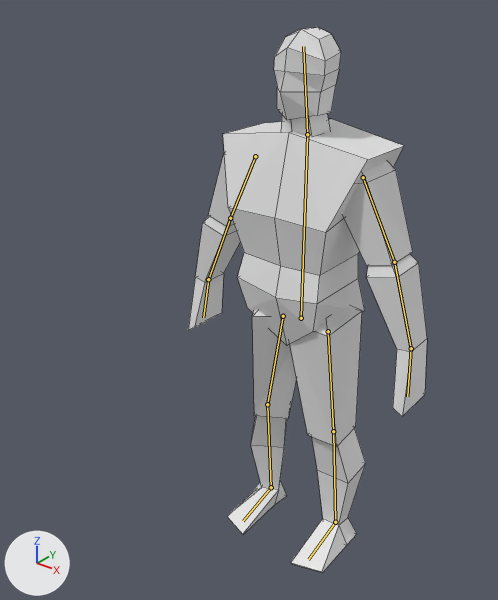
The Blender file SimpleHuman.blend, before and after one commit.
The view is the same before and after, from a 50 mm lens placed at (2.11, -3.15, 3.62), pointed at (-0.29, -0.15, 1.76). Arrows for +X, +Y and +Z are at lower left; the lights stay in place. The bones that bend it are drawn over the model as lines. Mesh edges are drawn as thin lines.
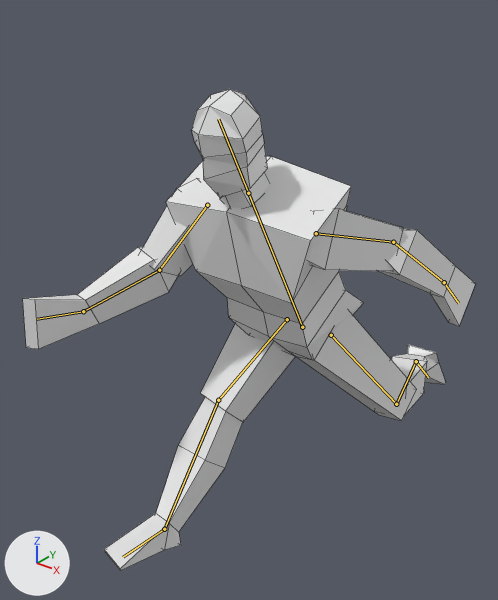
Commit message: Finished Run Cycle

The newer file adds an action. The first version stands in its rest pose; the second is drawn at frame 0 of the action 'run_loop.001'.

Scene script edits in JSON lines:
```json
{"block": "bone_body", "where": "bone_body = bpy.data.objects['Armature'].pose.bones['Body']"}
{"op": "set", "path": "bone_body.location", "old": "(0.0, 0.0, 0.0)", "new": "(0.0, -0.06, -0.017)"}
{"op": "set", "path": "bone_body.rotation_quaternion", "old": "(1.0, 0.0, 0.0, 0.0)", "new": "(0.97, 0.245, 0.0, 0.0)", "note": "degrees (0, 0, 0) -> degrees (28, 0, 0)"}
{"block": "bone_head", "where": "bone_head = bpy.data.objects['Armature'].pose.bones['Head']  # child of 'Body'"}
{"op": "set", "path": "bone_head.rotation_quaternion", "old": "(1.0, 0.0, 0.0, 0.0)", "new": "(0.998, -0.066, 0.0, 0.0)", "note": "degrees (0, 0, 0) -> degrees (-8, 0, 0)"}
{"block": "bone_upperarm_l", "where": "bone_upperarm_l = bpy.data.objects['Armature'].pose.bones['UpperArm.L']  # child of 'Body'"}
{"op": "set", "path": "bone_upperarm_l.rotation_quaternion", "old": "(1.0, 0.0, 0.0, 0.0)", "new": "(0.931, -0.327, 0.164, 0.007)", "note": "degrees (0, 0, 0) -> degrees (-40, 18, -6)"}
{"block": "bone_lowerarm_l", "where": "bone_lowerarm_l = bpy.data.objects['Armature'].pose.bones['LowerArm.L']  # child of 'UpperArm.L'"}
{"op": "set", "path": "bone_lowerarm_l.rotation_quaternion", "old": "(1.0, 0.0, 0.0, 0.0)", "new": "(0.986, 0.155, -0.056, 0.002)", "note": "degrees (0, 0, 0) -> degrees (18, -6, -1)"}
{"block": "bone_upperarm_r", "where": "bone_upperarm_r = bpy.data.objects['Armature'].pose.bones['UpperArm.R']  # child of 'Body'"}
{"op": "set", "path": "bone_upperarm_r.rotation_quaternion", "old": "(1.0, 0.0, 0.0, 0.0)", "new": "(0.88, 0.424, 0.213, 0.01)", "note": "degrees (0, 0, 0) -> degrees (54, 22, 12)"}
{"block": "bone_lowerarm_r", "where": "bone_lowerarm_r = bpy.data.objects['Armature'].pose.bones['LowerArm.R']  # child of 'UpperArm.R'"}
{"op": "set", "path": "bone_lowerarm_r.rotation_quaternion", "old": "(1.0, 0.0, 0.0, 0.0)", "new": "(0.944, 0.31, 0.113, -0.005)", "note": "degrees (0, 0, 0) -> degrees (37, 12, 4)"}
{"block": "bone_hand_r", "where": "bone_hand_r = bpy.data.objects['Armature'].pose.bones['Hand.R']  # child of 'LowerArm.R'"}
{"op": "set", "path": "bone_hand_r.rotation_quaternion", "old": "(1.0, 0.0, 0.0, 0.0)", "new": "(0.97, 0.242, 0.022, -0.003)", "note": "degrees (0, 0, 0) -> degrees (28, 3, 0)"}
{"block": "bone_ikfoottarget_l", "where": "bone_ikfoottarget_l = bpy.data.objects['Armature'].pose.bones['IKFootTarget.L']"}
{"op": "set", "path": "bone_ikfoottarget_l.location", "old": "(0.0, 0.0, 0.0)", "new": "(0.663, 0.862, -0.014)"}
{"op": "set", "path": "bone_ikfoottarget_l.rotation_quaternion", "old": "(1.0, 0.0, 0.0, 0.0)", "new": "(0.503, -0.019, 0.0, -0.864)", "note": "degrees (0, 0, 0) -> degrees (-1, -2, -120)"}
{"block": "bone_ikfoottarget_r", "where": "bone_ikfoottarget_r = bpy.data.objects['Armature'].pose.bones['IKFootTarget.R']"}
{"op": "set", "path": "bone_ikfoottarget_r.location", "old": "(0.0, 0.0, 0.0)", "new": "(-0.339, -0.891, -0.007)"}
{"op": "set", "path": "bone_ikfoottarget_r.rotation_quaternion", "old": "(1.0, 0.0, 0.0, 0.0)", "new": "(0.981, 0.004, 0.0, -0.193)", "note": "degrees (0, 0, 0) -> degrees (0, 0, -22)"}
```

Changed parts and their boxes (x1, y1, x2, y2) in the pictures (498 x 600 px):
```json
{"object": "Cube", "change": "posed", "before": [188, 27, 427, 573], "after": [23, 89, 476, 571], "on screen": "89% wider, 12% shorter"}
{"bone": "Body", "before": "(301, 318) to (307, 134)", "after": "(302, 327) to (248, 193)"}
{"bone": "Head", "before": "(307, 134) to (303, 46)", "after": "(248, 193) to (218, 119)"}
{"bone": "UpperArm.L", "before": "(363, 177) to (394, 262)", "after": "(316, 233) to (393, 242)"}
{"bone": "LowerArm.L", "before": "(394, 262) to (411, 348)", "after": "(393, 242) to (444, 282)"}
{"bone": "UpperArm.R", "before": "(255, 156) to (230, 218)", "after": "(207, 205) to (159, 270)"}
{"bone": "LowerArm.R", "before": "(230, 218) to (208, 279)", "after": "(159, 270) to (83, 311)"}
{"bone": "Hand.R", "before": "(208, 279) to (203, 317)", "after": "(83, 311) to (37, 319)"}
```
